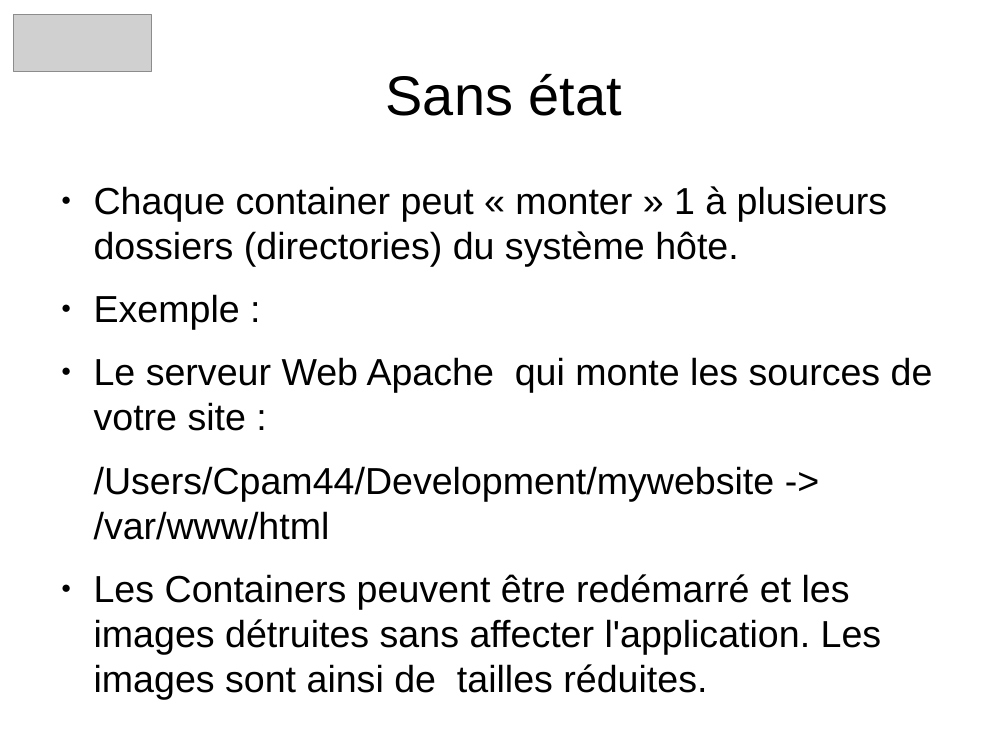
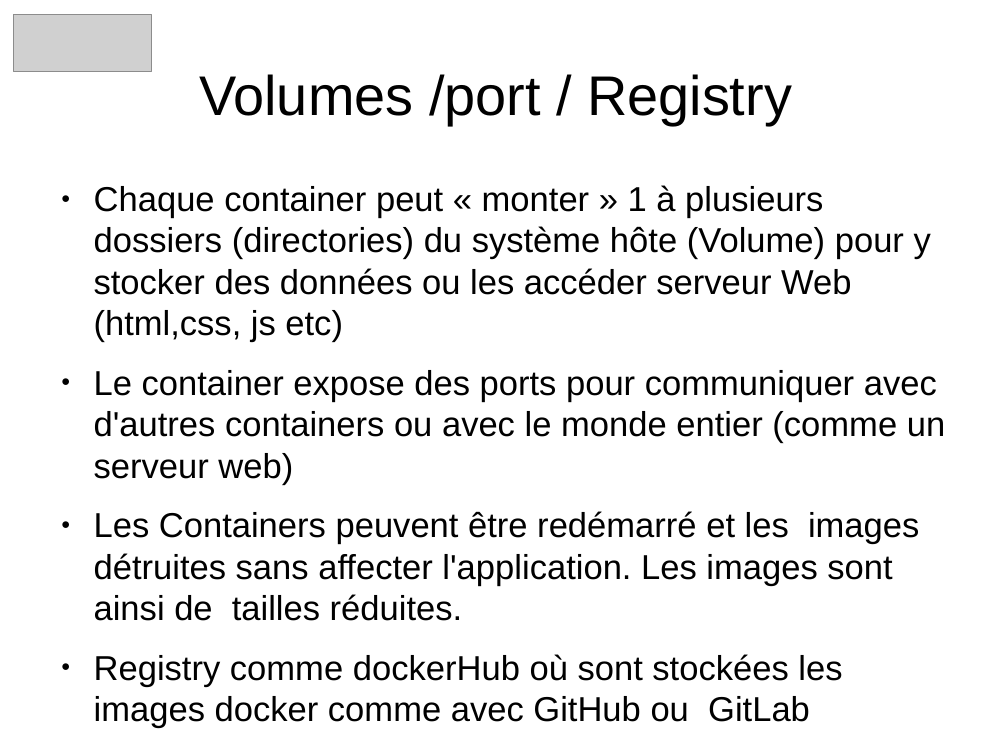
Before and after one commit to heylve/current, a slide deck: slide 13 of Rencontre_devs/docker_dev_conf_20_11_2017.odp (slide 6 before the commit). Drawn at 1008x756 pixels with LibreOffice and Linux fonts; fonts in the diff are those of the drawing; grey boxes stand for pictures. Boxes give left, top, right and bottom in pixels: in the first picture for what was removed or moved away, otherwise in the second. Text is boxed around its words. In the diff, an @@ line names an element or a change of style, - is before the commit and + after.

Commit message:
docker pres ..

```diff
--- a/Rencontre_devs/docker_dev_conf_20_11_2017.odp
+++ b/Rencontre_devs/docker_dev_conf_20_11_2017.odp
@@ title at (199, 74, 792, 125): text changed @@
-Sans état
+Volumes /port / Registry
@@ text at (94, 185, 945, 485): text changed; size 29.6 to 27.2 pt @@
-● Chaque container peut « monter » 1 à plusieurs dossiers (directories) du système hôte.
-● Exemple :
-● Le serveur Web Apache qui monte les sources de votre site :
-/Users/Cpam44/Development/mywebsite -> /var/www/html
+● Chaque container peut « monter » 1 à plusieurs dossiers (directories) du système hôte (Volume) pour y stocker des données ou les accéder serveur Web (html,css, js etc)
+● Le container expose des ports pour communiquer avec d'autres containers ou avec le monde entier (comme un serveur web)
@@ text at (94, 511, 919, 621): size 29.6 to 27.2 pt in "Les Containers peuvent être redémarré et les ..." @@
@@ text at (94, 654, 842, 728): paragraph added @@
+● Registry comme dockerHub où sont stockées les images docker comme avec GitHub ou GitLab
```
Also in this commit, not shown: 3 other slides changed, 9 slides added, 1 slide removed.
